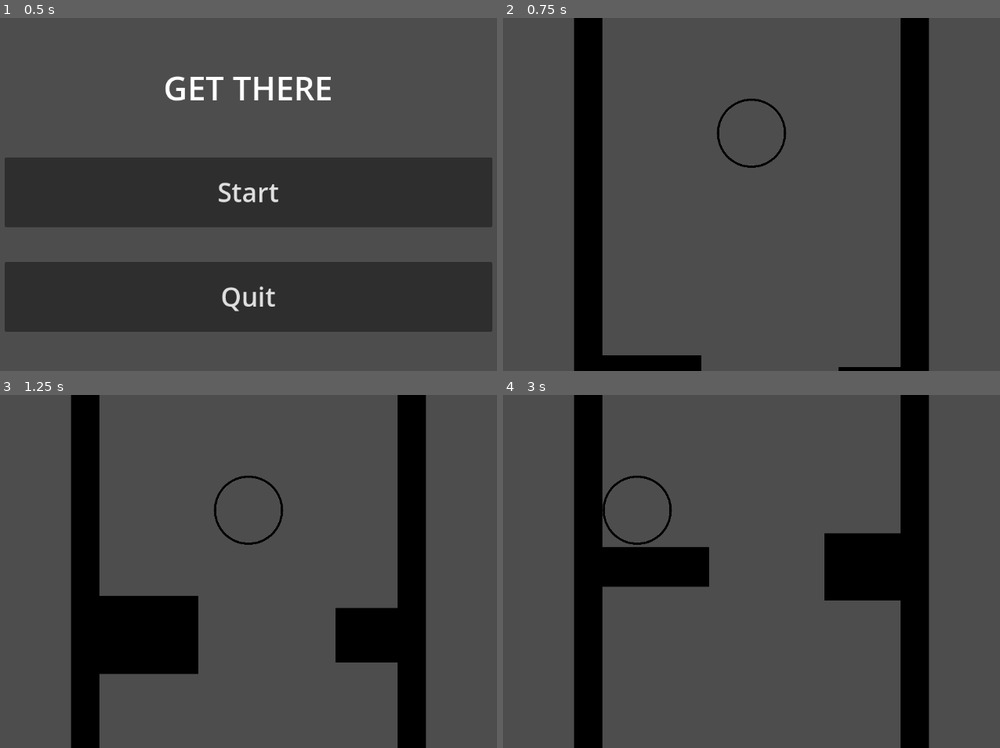
Above: before the commit, frames 1-4 (two rows, left to right).
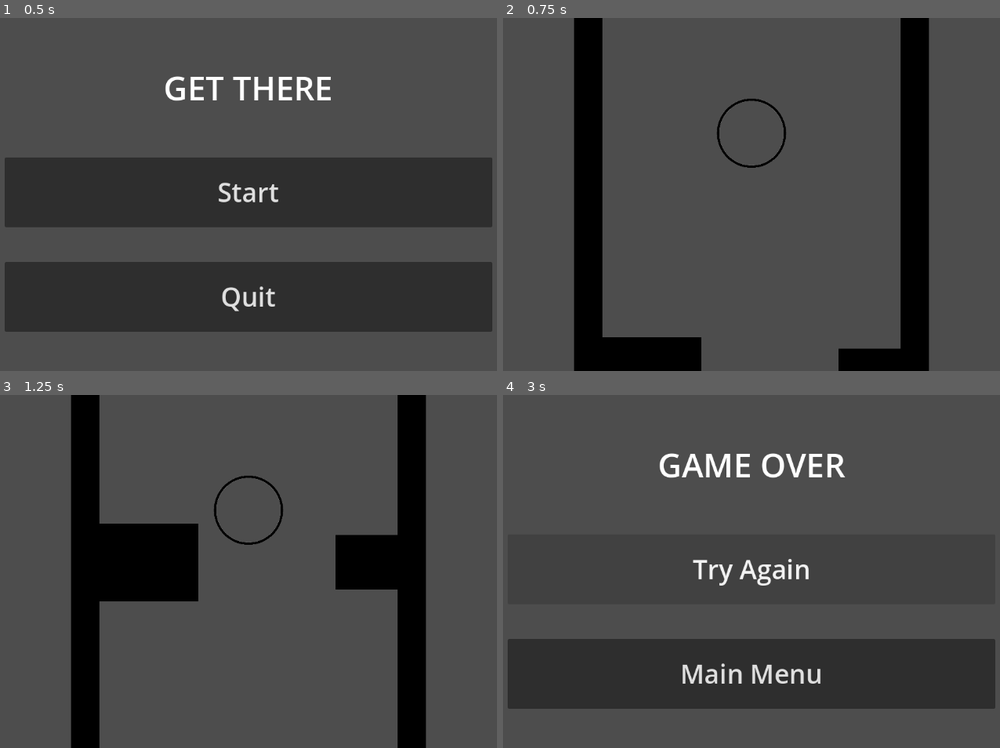
Above: after the commit, the same moments.

Repository: kylietmo/gmtk-2024-game
Game: Godot game, scene res://menus/start_screen/start_screen.tscn
Same seed, same stepped clock (60 frames per second), same inputs: the game is played once before the commit and once after it. Sound files missing from this copy of the repository are replaced by a short silence.
Inputs:
- Up to frame 1 (0.5 s): no input
- Up to frame 2 (0.75 s): click "Start" at 0.5 s
- Up to frame 3 (1.25 s): no input
- Up to frame 4 (3 s): hold D (right) 1.28-2 s; tap 3 (size_large) at 1.35 s; click "Try Again" at 2 s; hold A (left) from 2.78 s (still down); tap 2 (size_medium) at 2.85 s

Frame 1 is identical in both runs. In frame 2, 1.7% of the frame differs, in the area x 20-80%, y 90-99%; in frame 3, 12%; in frame 4, 36%, in the area x 0-100%, y 0-100%.

Commit message:
Make size speed changes more drastic

Diff:
--- a/src/game.gd
+++ b/src/game.gd
@@ -1,6 +1,6 @@
 extends Node2D
 
-@export var SPEED = -500.0
+@export var SPEED = -700.0
 
 @export var MIN_GAP_SIZE = 100
 @export var MAX_GAP_SIZE = 400
@@ -19,12 +19,11 @@
 
 # Called every frame. 'delta' is the elapsed time since the previous frame.
 func _process(delta: float) -> void:
-	# TODO: tweak spawn rate based on sizes
 	match player.current_size:
 		player.sizes.SMALL:
+			SPEED = -1100
+		player.sizes.MEDIUM:
 			SPEED = -700
-		player.sizes.MEDIUM:
-			SPEED = -500
 		player.sizes.LARGE:
 			SPEED = -300
 
